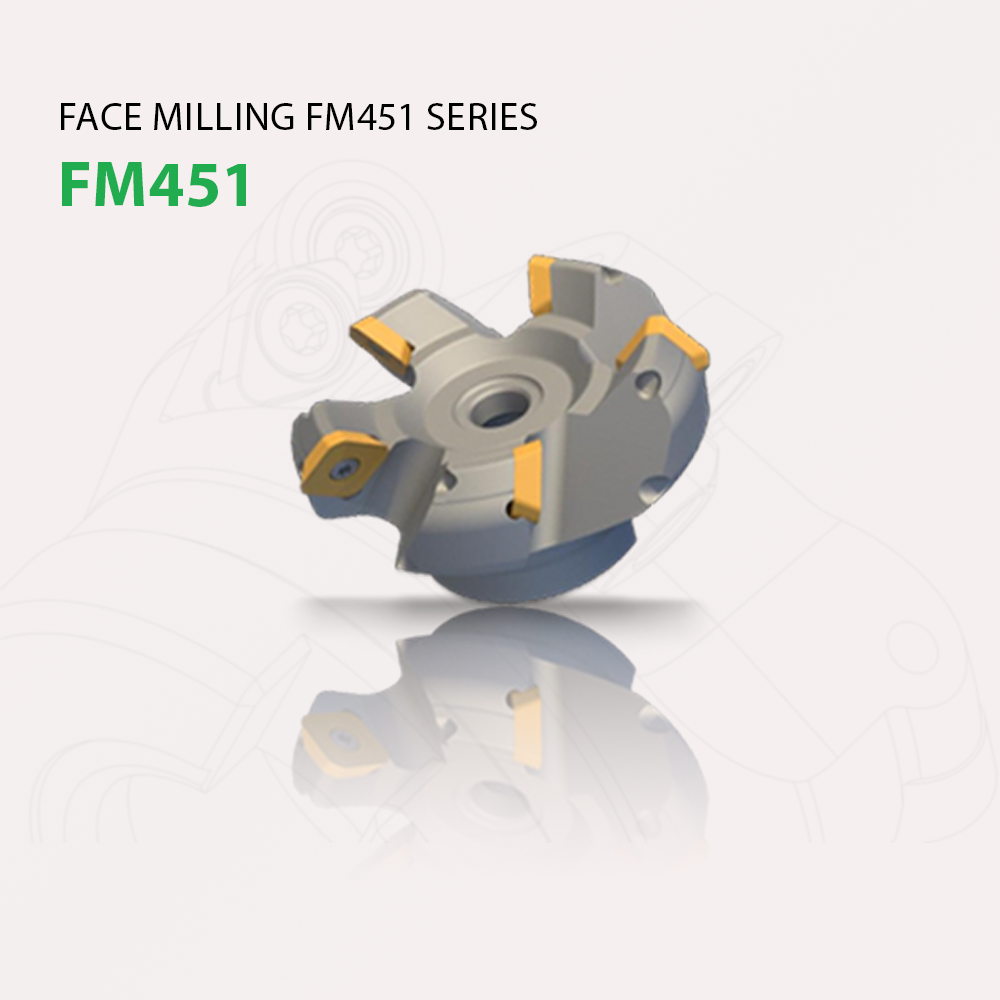
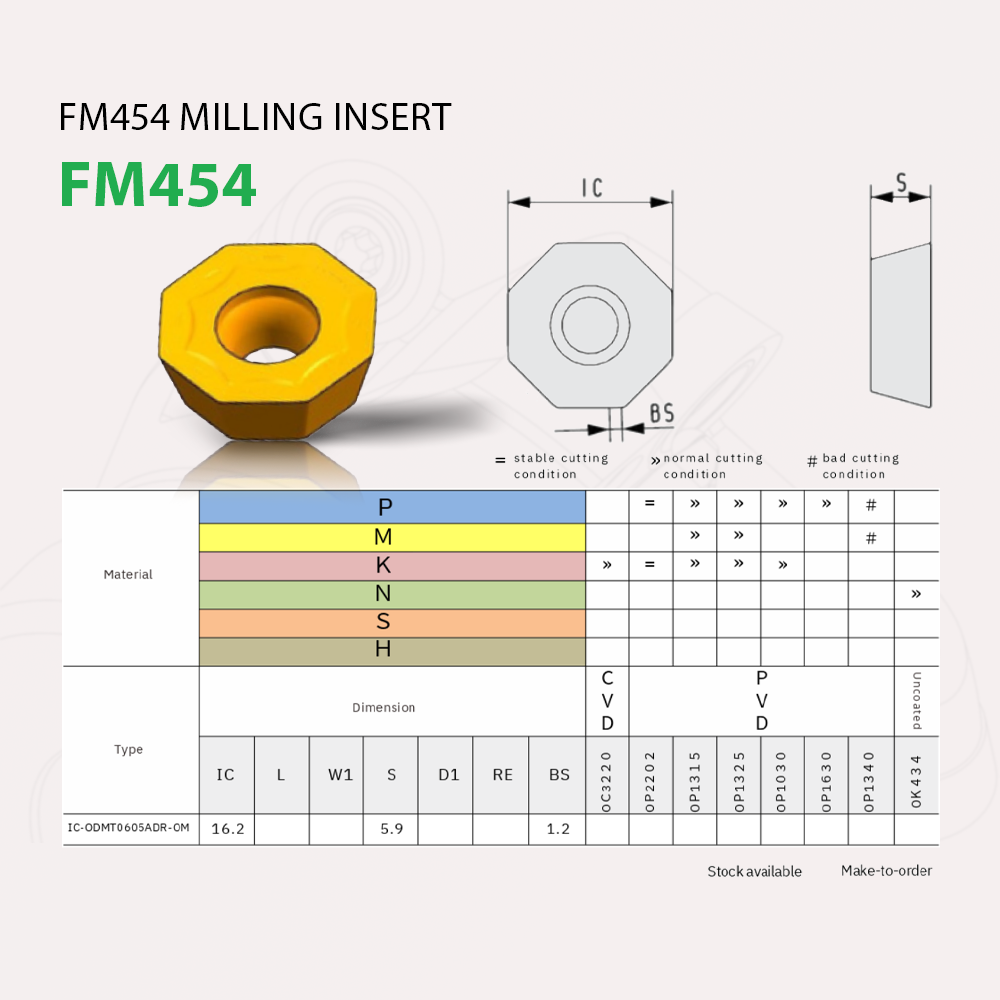
The second 1000 x 1000 image is a revision of the first. Changes to its layers:
hid group "holder-anh-san-pham" (3 layers) over (62, 103, 940, 877)
renamed "Face milling FM451 series" to "Face milling FM454 series", painted on it over (76, 103, 537, 130)
renamed "FM451 copy 3" to "FM454", painted on it over (222, 164, 256, 206)
renamed "holder fm451 copy" to "Layer 13 copy 2", painted on it over (284, 246, 940, 877)
showed group "anh-thong-so-ky-thuat" (8 layers) over (62, 103, 940, 877)
renamed "FM451 milling insert" to "FM454 milling insert", painted on it over (76, 103, 452, 130)
renamed "FM451" to "FM454", painted on it over (222, 164, 256, 206)
added layer "Layer 3" in group "anh-thong-so-ky-thuat" over (157, 241, 385, 452)
"Layer 2": opacity 100% → 50%, painted on it, masked it over (155, 246, 373, 562)
added layer "Layer 3 copy" in group "anh-thong-so-ky-thuat" over (170, 437, 366, 510)
"Layer 2 copy": opacity 100% → 50%, moved it into group "anh-thong-so-ky-thuat", painted on it over (218, 246, 713, 877)
added layer "Layer 1" in group "anh-thong-so-ky-thuat" over (62, 453, 940, 877)
added layer "Color Fill 1" in group "anh-thong-so-ky-thuat" over (501, 172, 933, 451)
added group "background" with 2 layers above "Background" over (62, 103, 940, 877)
moved "milling inssert background" into group "background" over (62, 164, 940, 843)
moved "Gradient Fill 1" into group "background" over (62, 103, 940, 877)